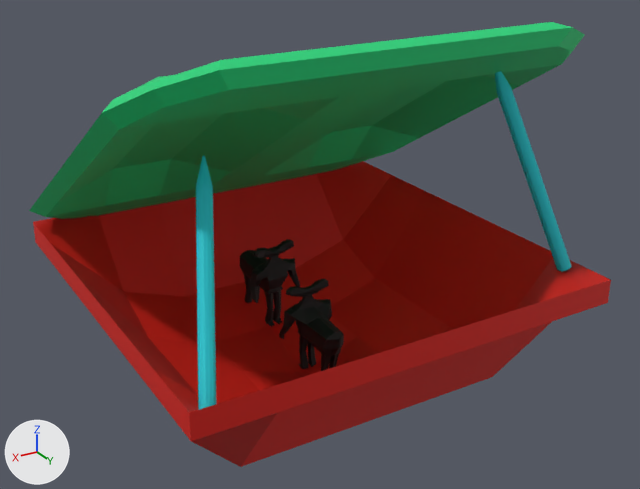
What one commit did to the OBJ model King Of Kings Docs/NewModels/BuildingModels/Hound Pit/HoundPit1.obj.
One viewpoint serves both versions: a 50 mm camera at (8.39, 23.52, 8.07) aimed at (-0.18, 9.23, 0.93). The lights are fixed; the arrows at lower left show +X, +Y and +Z. Where no turn or scale is listed for an object, it has been applied to the vertices. Vertices at the same position are counted once.
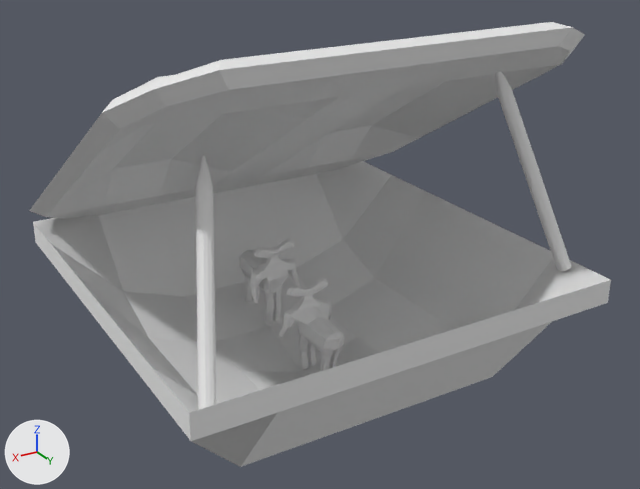
Patch to the scene script:
```diff
--- a/King Of Kings Docs/NewModels/BuildingModels/Hound Pit/HoundPit1.obj.py
+++ b/King Of Kings Docs/NewModels/BuildingModels/Hound Pit/HoundPit1.obj.py
@@ mat_material_000 @@
 mat_material_000 = principled_material('Material.000')
-mat_material_000.base_color = (0.64, 0.00581, 0.0)  # red #d11100
+mat_material_000.base_color = (0.8, 0.8, 0.8)  # white #e7e7e7
 mat_material_000.roughness = 0.69
@@ mat_material_001 @@
 mat_material_001 = principled_material('Material.001')
-mat_material_001.base_color = (0.00876, 0.64, 0.187)  # green #17d178
+mat_material_001.base_color = (0.8, 0.8, 0.8)  # white #e7e7e7
 mat_material_001.roughness = 0.69
@@ mat_material_002 @@
 mat_material_002 = principled_material('Material.002')
-mat_material_002.base_color = (0.00895, 0.569, 0.64)  # cyan #18c7d1
+mat_material_002.base_color = (0.8, 0.8, 0.8)  # white #e7e7e7
 mat_material_002.roughness = 0.69
@@ mat_material_003 @@
 mat_material_003 = principled_material('Material.003')
-mat_material_003.base_color = (0.0, 0.0, 0.0)  # black #000000
+mat_material_003.base_color = (0.8, 0.8, 0.8)  # white #e7e7e7
 mat_material_003.roughness = 0.69
@@ mat_material_005 @@
 mat_material_005 = principled_material('Material.005')
-mat_material_005.base_color = (0.0, 0.0, 0.0)  # black #000000
+mat_material_005.base_color = (0.8, 0.8, 0.8)  # white #e7e7e7
 mat_material_005.roughness = 0.69
@@ mat_material_007 @@
+mat_material_007 = principled_material('Material.007')
+mat_material_007.base_color = (0.8, 0.8, 0.8)  # white #e7e7e7
+mat_material_007.roughness = 1.0
@@ me_cube @@
 me_cube.from_pydata(...)  # 98 vertices, 96 faces; spans x -4.15..4.46, y 4.71..13.32, z -2.58..0.83
 # used by ob_cube; location = (0.0, 0.0, 0.0)
+# me_cube part 1: 8 faces spanning x -4.15..4.46, y 6.14..11.88, z -1.12..0.83 switch from mat_material_000 (red #d11100) to mat_material_007 (white #e7e7e7)
@@ me_cube_002 @@
 me_cube_002.from_pydata(...)  # 66 vertices, 64 faces; spans x -3.87..-2.7, y 11.2..12.65, z 0.8..4.73
 # used by ob_cube_002; location = (0.0, 0.0, 0.0)
+# me_cube_002 part 2: 15 faces spanning x -2.98..-2.7, y 11.2..11.51, z 4.18..4.73 switch from mat_material_002 (cyan #18c7d1) to mat_material_007 (white #e7e7e7)
@@ me_cube_003 @@
 me_cube_003.from_pydata(...)  # 66 vertices, 64 faces; spans x 2.84..4.15, y 10.6..13.04, z 0.27..3.7
 # used by ob_cube_003; location = (0.0, 0.0, 0.0)
+# me_cube_003 part 3: 16 faces spanning x 2.84..3.14, y 10.6..11.02, z 3.18..3.7 switch from mat_material_002 (cyan #18c7d1) to mat_material_007 (white #e7e7e7)
```

Where the change shows, as pixel boxes [x1, y1, x2, y2] in the pictures (640 x 489 px):
'Cube', recoloured, surface changed (red to white)
    both: [33, 161, 611, 467]
'Cube.001', recoloured (green to white)
    both: [29, 22, 585, 219]
'Cube.003', recoloured, surface changed (cyan to white)
    both: [196, 156, 217, 410]
'Cube.004', recoloured
    both: [279, 279, 344, 371]
'Cube.002', recoloured, surface changed (cyan to white)
    both: [495, 71, 572, 272]
'Cube.005', recoloured (black to white)
    both: [240, 239, 300, 327]
part 1 of me_cube, recoloured (red to white)
    both: [51, 175, 553, 394]
part 2 of me_cube_002, recoloured (cyan to white)
    both: [495, 71, 511, 93]
part 3 of me_cube_003, recoloured (cyan to white)
    both: [196, 156, 213, 186]
